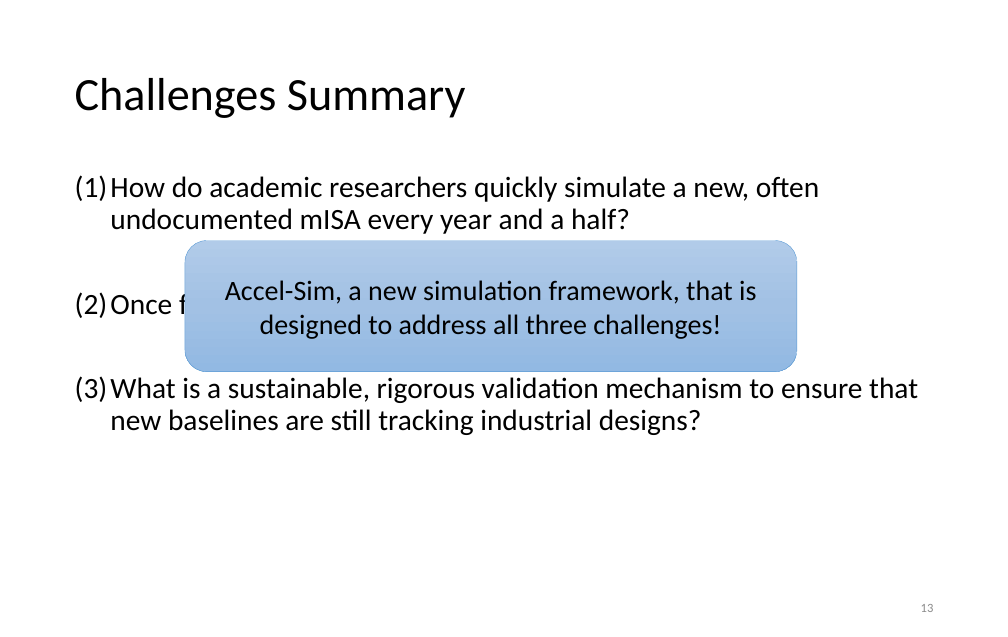
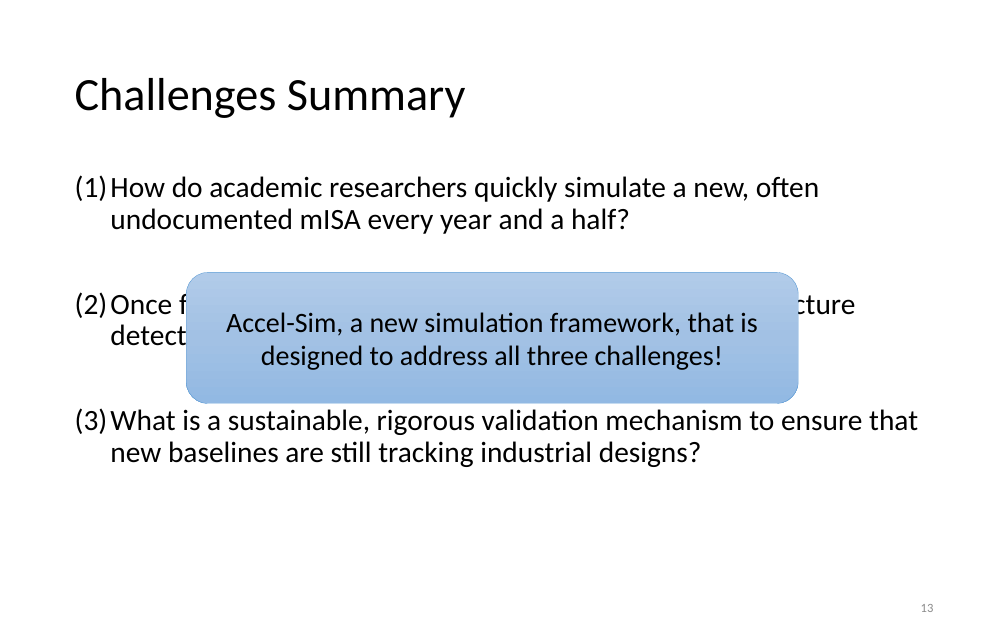
Before and after one commit to mkhairy/mkhairy.github.io, a slide deck: slide 13 of Docs/ISCA2020-presentation-v3.0.pptx. Drawn at 1008x637 pixels with LibreOffice and Linux fonts; fonts in the diff are those of the drawing. Boxes give left, top, right and bottom in pixels: in the first picture for what was removed or moved away, otherwise in the second. Text is boxed around its words. In the diff, an @@ line names an element or a change of style, - is before the commit and + after.

```diff
--- a/Docs/ISCA2020-presentation-v3.0.pptx
+++ b/Docs/ISCA2020-presentation-v3.0.pptx
@@ text at [110,289,856,353]: text changed @@
-(2) Once functionally correct,
+(2) Once functionally correct, how are changes to the architecture detected and modeled?
@@ rounded rectangle "Accel-Sim, a new simulation framework, ...": place and size @@
-rounded rectangle "Accel-Sim, a new simulation framework, ..." at [185,240,797,371]
+rounded rectangle "Accel-Sim, a new simulation framework, ..." at [186,272,798,403]
```
Also in this commit, not shown: 3 other files.
